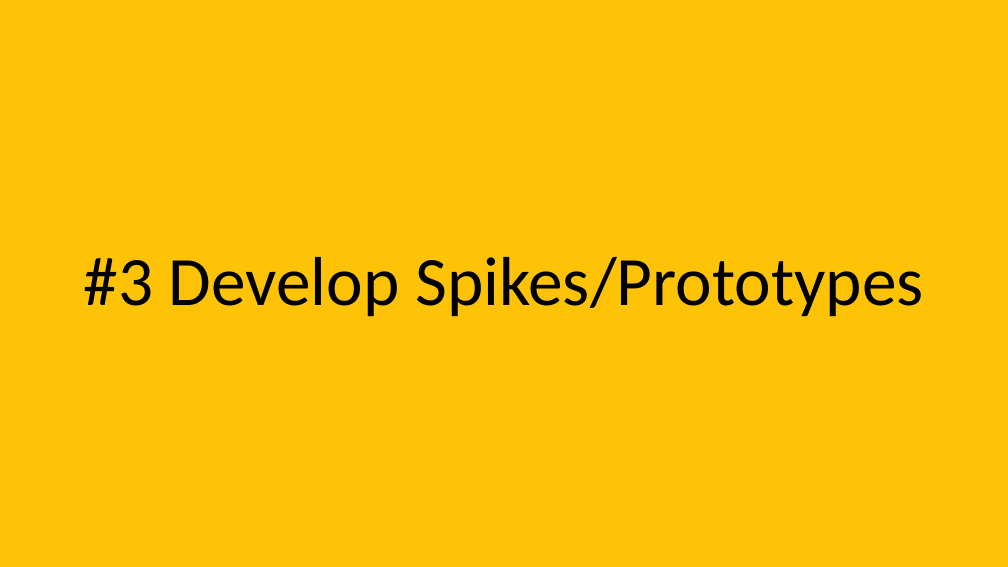
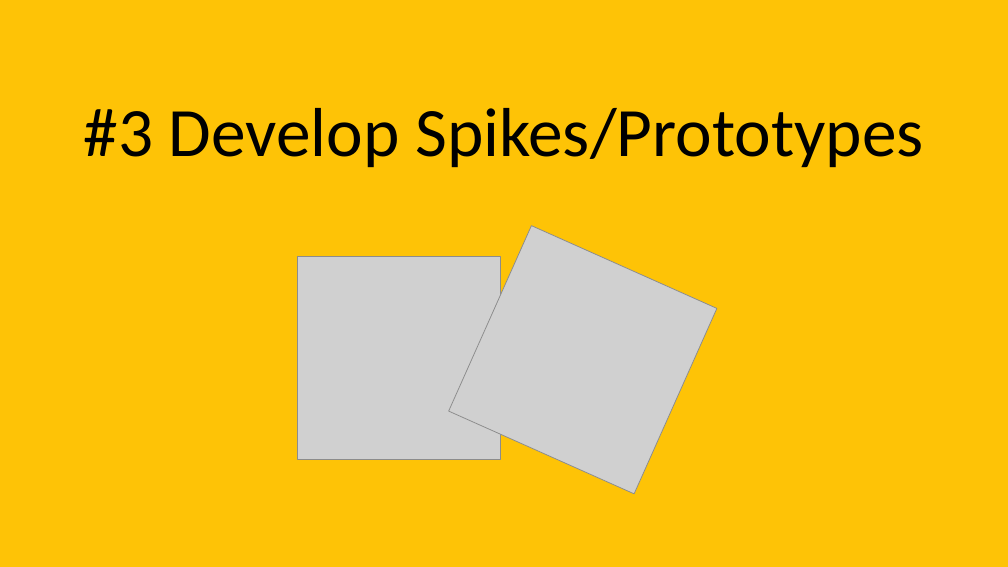
Before and after one commit to davidaayers/ea-talk, a slide deck: slide 96 of ea_in_a_devops_time.pptx (slide 93 before the commit). Drawn at 1008x567 pixels with LibreOffice and Linux fonts; fonts in the diff are those of the drawing; grey boxes stand for pictures. Boxes give left, top, right and bottom in pixels: in the first picture for what was removed or moved away, otherwise in the second. Text is boxed around its words. In the diff, an @@ line names an element or a change of style, - is before the commit and + after.

```diff
--- a/ea_in_a_devops_time.pptx
+++ b/ea_in_a_devops_time.pptx
@@ title "#3 Develop Spikes/Prototypes": place and size @@
-title "#3 Develop Spikes/Prototypes" at [84,257,923,317]
+title "#3 Develop Spikes/Prototypes" at [84,108,923,168]
@@ picture added at [449,226,718,495] @@
@@ picture added at [298,256,501,460] @@
```
Also in this commit, not shown: 20 other slides changed, 3 slides added, 2 other files.
